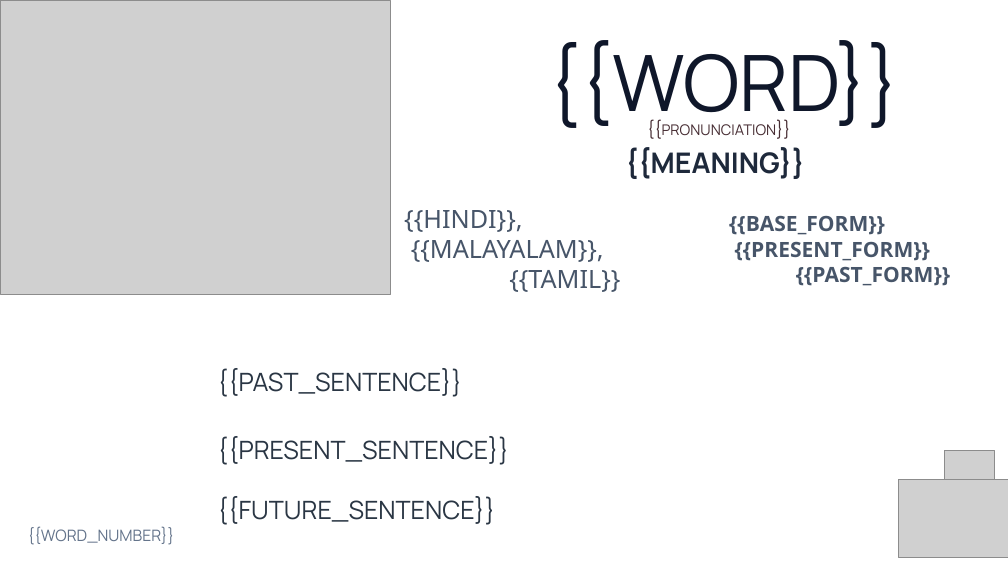
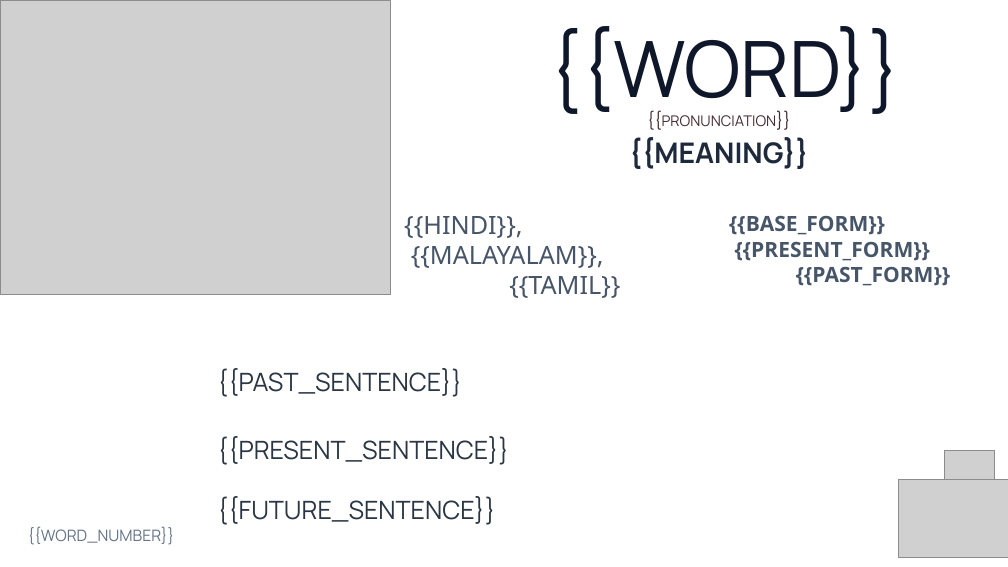
Before and after one commit to PrinceNR/AIVideoAutomation, a slide deck: slide 4 of templates/vocabulary_template_v3.pptx. Drawn at 1008x567 pixels with LibreOffice and Linux fonts; fonts in the diff are those of the drawing; grey boxes stand for pictures; background and template pictures are left out. Boxes give left, top, right and bottom in pixels: in the first picture for what was removed or moved away, otherwise in the second. Text is boxed around its words. In the diff, an @@ line names an element or a change of style, - is before the commit and + after.

Commit message:
Update vocabulary presentation template layout

```diff
--- a/templates/vocabulary_template_v3.pptx
+++ b/templates/vocabulary_template_v3.pptx
@@ text "{{WORD}}": place and size @@
-text "{{WORD}}" at box(547, 40, 901, 131)
+text "{{WORD}}" at box(548, 26, 902, 118)
@@ text "{{PRONUNCIATION}}": place and size @@
-text "{{PRONUNCIATION}}" at box(662, 124, 777, 136)
+text "{{PRONUNCIATION}}" at box(662, 115, 777, 127)
@@ text "{{MEANING}}": place and size @@
-text "{{MEANING}}" at box(625, 147, 805, 179)
+text "{{MEANING}}" at box(629, 137, 809, 169)
@@ text "{{HINDI}}, {{MALAYALAM}}, {{TAMIL}}": place and size @@
-text "{{HINDI}}, {{MALAYALAM}}, {{TAMIL}}" at box(404, 210, 620, 292)
+text "{{HINDI}}, {{MALAYALAM}}, {{TAMIL}}" at box(404, 216, 620, 298)
```
Also in this commit, not shown: 3 other slides changed.
